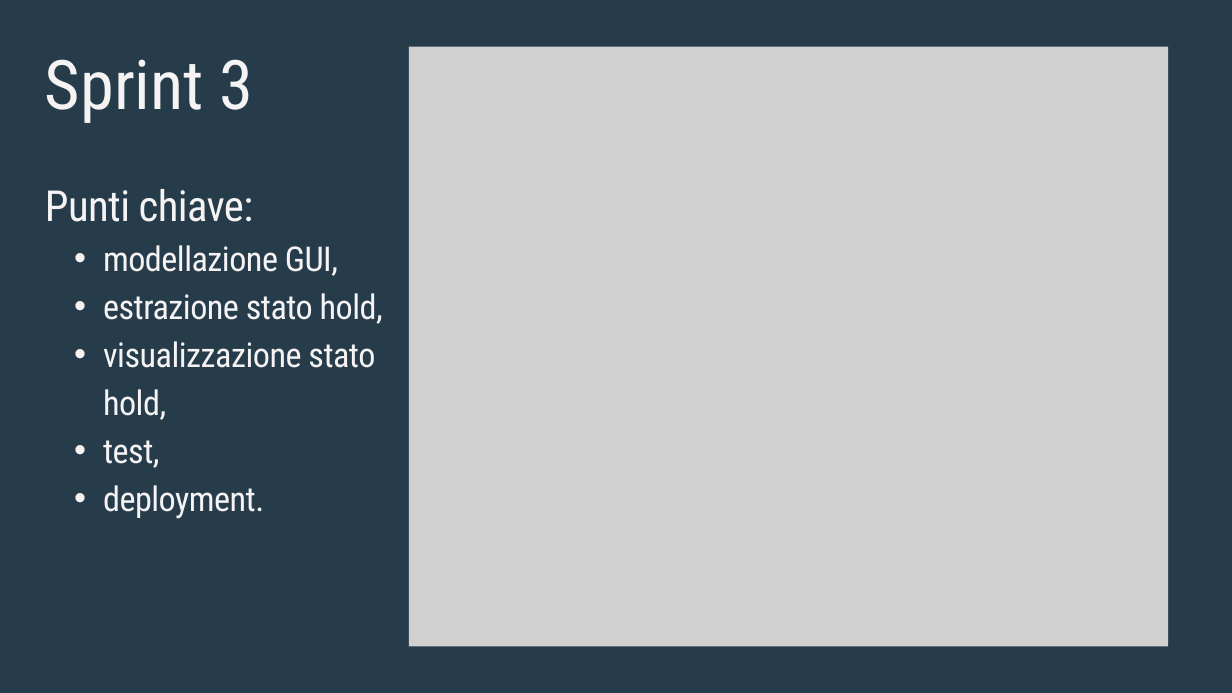
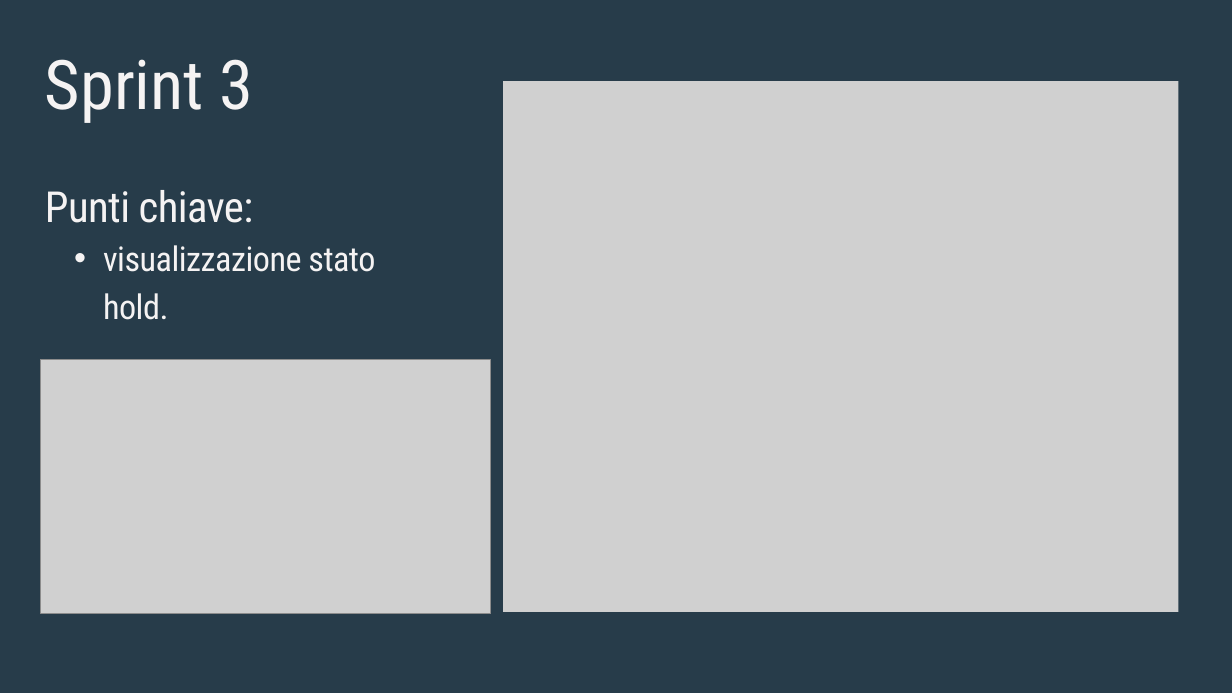
Before and after one commit to FlorAber/ISS25-cargoservice, a slide deck: slide 6 of ISS25_Cargoservice.pptx. Drawn at 1232x693 pixels with LibreOffice and Linux fonts; fonts in the diff are those of the drawing; grey boxes stand for pictures. Boxes give left, top, right and bottom in pixels: in the first picture for what was removed or moved away, otherwise in the second. Text is boxed around its words. In the diff, an @@ line names an element or a change of style, - is before the commit and + after.

Commit message:
presentazione (sarà l'ultima?)

```diff
--- a/ISS25_Cargoservice.pptx
+++ b/ISS25_Cargoservice.pptx
@@ picture: place and size @@
-picture at [409,47,1169,647]
+picture at [503,81,1178,612]
@@ text at [103,245,375,320]: text changed @@
-  • modellazione GUI,
-  • estrazione stato hold,
-  • visualizzazione stato hold,
-  • test,
-  • deployment.
+  • visualizzazione stato hold.
@@ picture added at [41,359,490,614] @@
```
